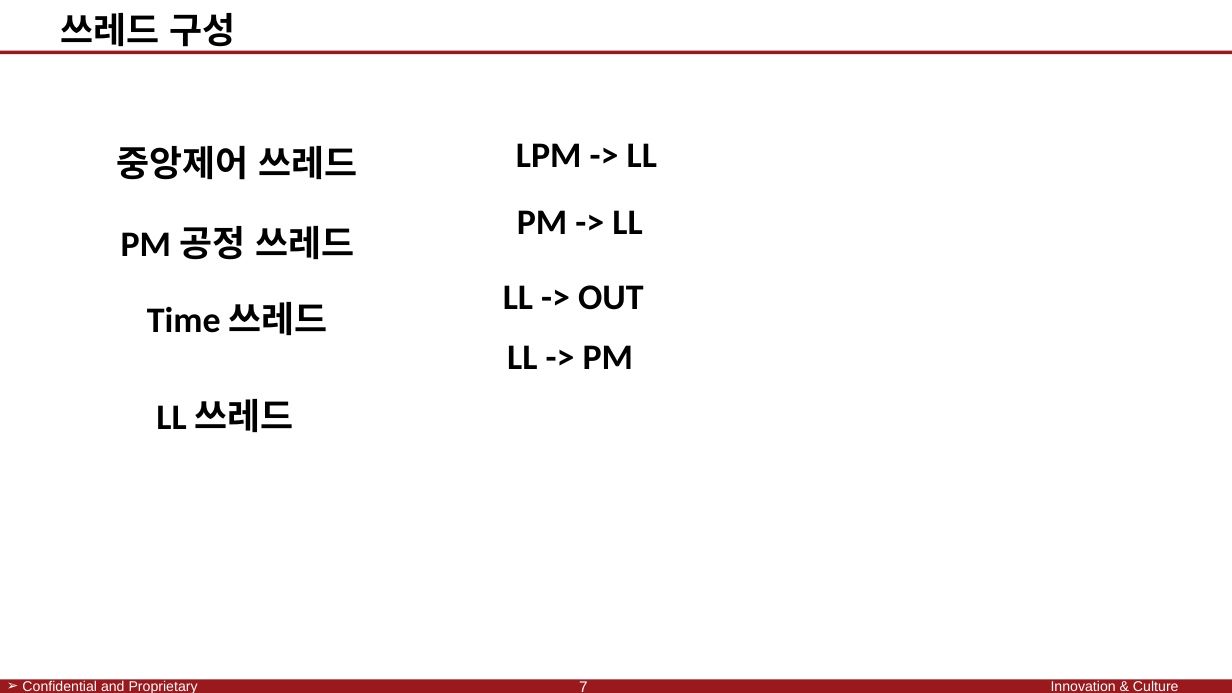
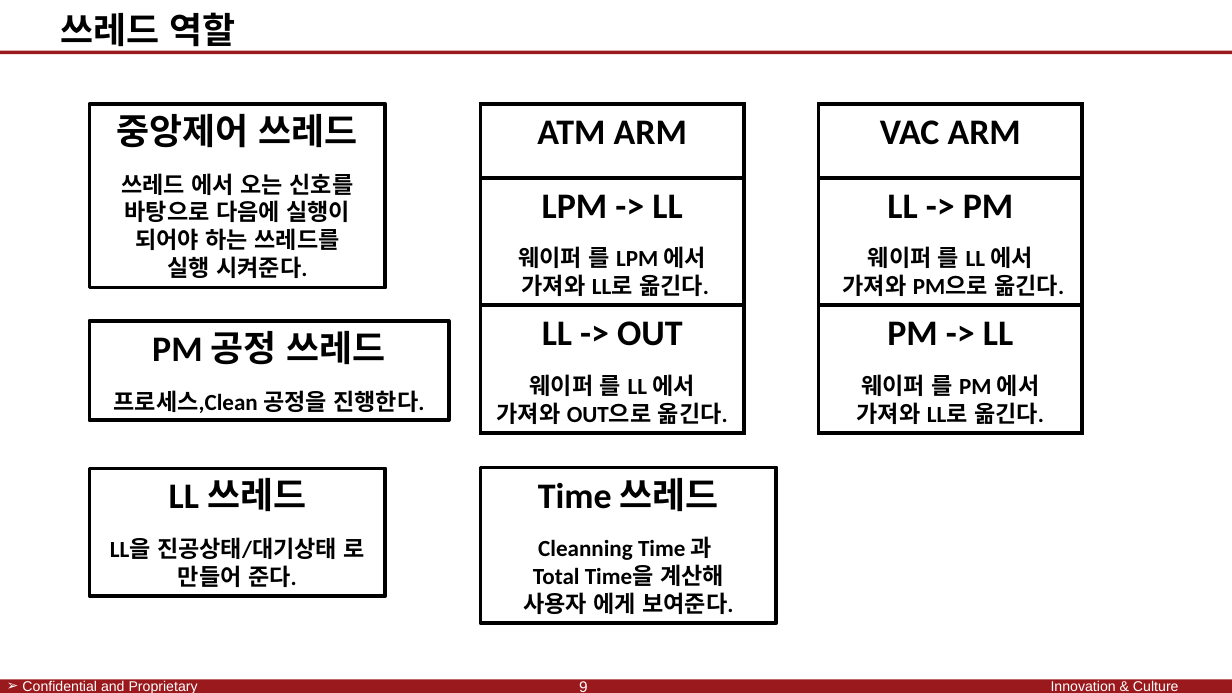
Before and after one commit to SaintSeong/JusungProject, a slide deck: slide 9 of A조 발표.pptx (slide 7 before the commit). Drawn at 1232x693 pixels with LibreOffice and Linux fonts; fonts in the diff are those of the drawing; background and template pictures are left out. Boxes give left, top, right and bottom in pixels: in the first picture for what was removed or moved away, otherwise in the second. Text is boxed around its words. In the diff, an @@ line names an element or a change of style, - is before the commit and + after.

```diff
--- a/A조 발표.pptx
+++ b/A조 발표.pptx
@@ text at [60, 12, 235, 53]: text changed @@
-쓰레드 구성
+쓰레드 역할
@@ rectangle "중앙제어 쓰레드": place and size @@
-rectangle "중앙제어 쓰레드" at [117, 146, 358, 180]
+rectangle "중앙제어 쓰레드" at [90, 104, 385, 288]
@@ rectangle added at [481, 104, 744, 433], outline #000000 3 pt, 28 pt, text #000000, bold @@
+ATM ARM
@@ rectangle added at [819, 104, 1082, 433], outline #000000 3 pt, 28 pt, text #000000, bold @@
+VAC ARM
@@ text removed at [516, 143, 657, 167] @@
-LPM -> LL
@@ text in rectangle at [121, 173, 354, 278]: paragraphs added @@
+쓰레드 에서 오는 신호를
+바탕으로 다음에 실행이
+되어야 하는 쓰레드를
+실행 시켜준다.
@@ rectangle added at [481, 177, 744, 305], outline #000000 3 pt, 18 pt, text #000000, bold @@
+LPM -> LL
+웨이퍼 를 LPM 에서
+가져와 LL로 옮긴다.
@@ rectangle added at [819, 177, 1082, 305], outline #000000 3 pt, 18 pt, text #000000, bold @@
+LL -> PM
+웨이퍼 를 LL 에서
+가져와 PM으로 옮긴다.
@@ text removed at [517, 210, 642, 234] @@
-PM -> LL
@@ text removed at [503, 285, 643, 310] @@
-LL -> OUT
@@ rectangle "PM 공정 쓰레드": place and size @@
-rectangle "PM 공정 쓰레드" at [121, 226, 354, 260]
+rectangle "PM 공정 쓰레드" at [90, 321, 449, 421]
@@ text removed at [147, 302, 328, 336] @@
-Time 쓰레드
@@ rectangle added at [481, 305, 744, 433], outline #000000 3 pt, 18 pt, text #000000, bold @@
+LL -> OUT
+웨이퍼 를 LL 에서
+가져와 OUT으로 옮긴다.
@@ rectangle added at [819, 305, 1082, 433], outline #000000 3 pt, 18 pt, text #000000, bold @@
+PM -> LL
+웨이퍼 를 PM 에서
+가져와 LL로 옮긴다.
@@ text removed at [507, 345, 633, 369] @@
-LL -> PM
@@ text in rectangle at [114, 390, 424, 413]: paragraph added @@
+프로세스,Clean 공정을 진행한다.
@@ outline none to #000000 3 pt in 3 elements at [90, 321, 449, 421], [90, 104, 385, 288], [90, 469, 385, 596] @@
@@ rectangle "LL 쓰레드": place and size @@
-rectangle "LL 쓰레드" at [156, 399, 294, 433]
+rectangle "LL 쓰레드" at [90, 469, 385, 596]
@@ rectangle added at [481, 468, 776, 623], outline #000000 3 pt, 18 pt, text #000000, bold @@
+Time 쓰레드
+Cleanning Time 과
+Total Time을 계산해
+사용자 에게 보여준다.
@@ text in rectangle at [110, 537, 365, 587]: paragraphs added @@
+LL을 진공상태/대기상태 로
+만들어 준다.
@@ page number at [579, 681, 588, 692]: text changed @@
-7
+9
```
Also in this commit, not shown: 2 other slides changed, 6 slides added, 1 other file.
